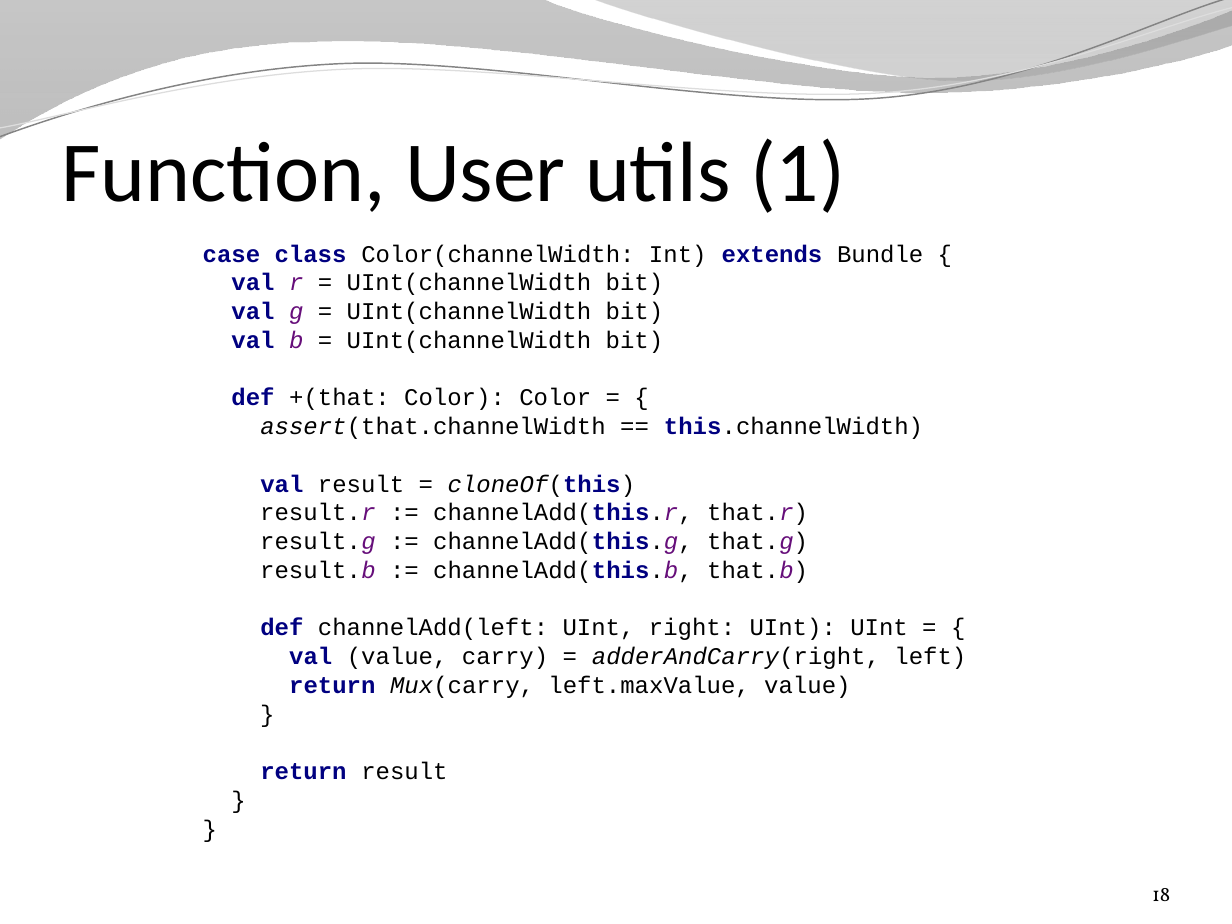
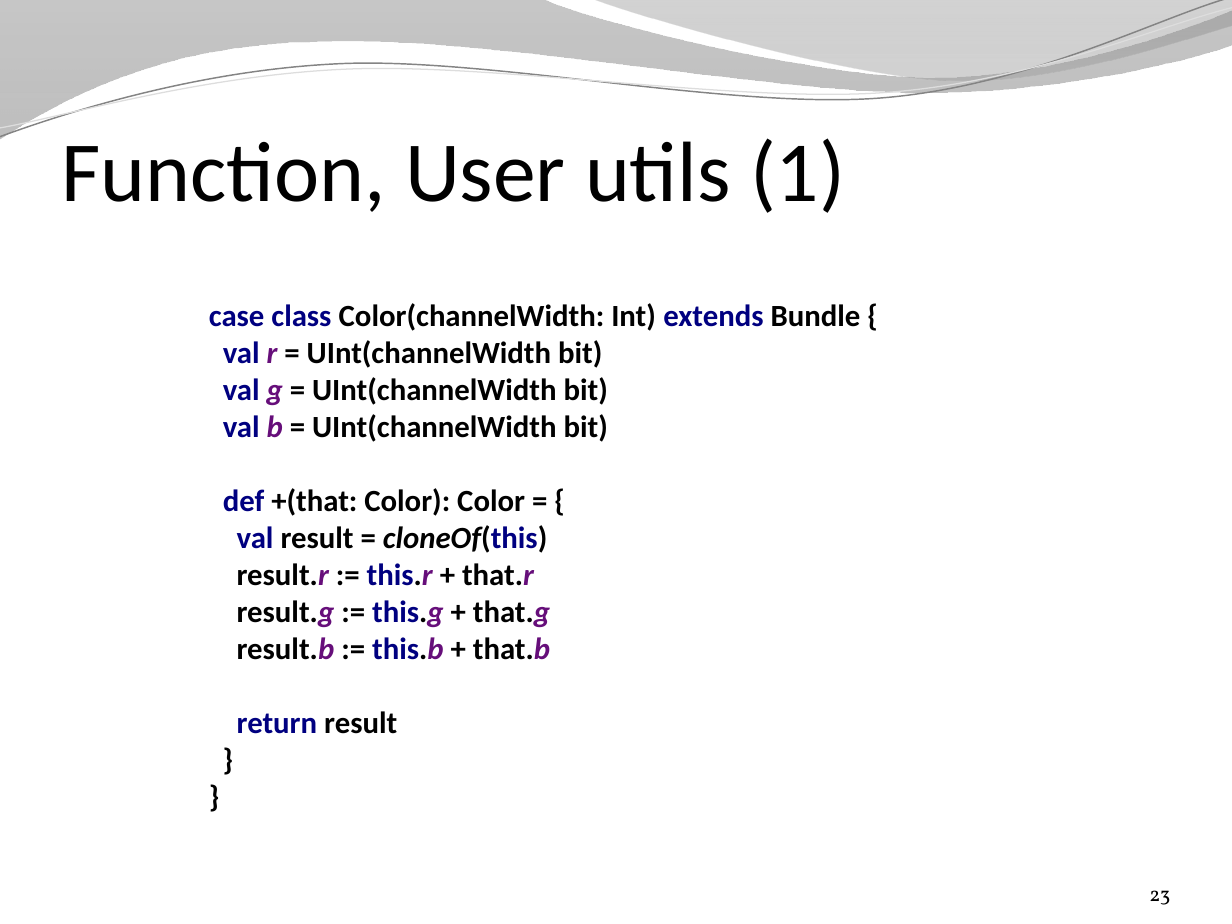
Before and after one commit to SpinalHDL/SpinalDoc, a slide deck: slide 23 of presentation/en/presentation.pptx (slide 18 before the commit). Drawn at 1232x924 pixels with LibreOffice and Linux fonts; fonts in the diff are those of the drawing; background and template pictures are left out. Boxes give left, top, right and bottom in pixels: in the first picture for what was removed or moved away, otherwise in the second. Text is boxed around its words. In the diff, an @@ line names an element or a change of style, - is before the commit and + after.

```diff
--- a/presentation/en/presentation.pptx
+++ b/presentation/en/presentation.pptx
@@ text at (209, 303, 861, 734): text changed; size 14 to 18 pt; font Courier New to Calibri; bold on @@
-case class Color(channelWidth: Int) extends Bundle {
-val r = UInt(channelWidth bit)
-val g = UInt(channelWidth bit)
-val b = UInt(channelWidth bit)
-def +(that: Color): Color = {
-assert(that.channelWidth == this.channelWidth)
-val result = cloneOf(this)
-result.r := channelAdd(this.r, that.r)
-result.g := channelAdd(this.g, that.g)
-result.b := channelAdd(this.b, that.b)
-def channelAdd(left: UInt, right: UInt): UInt = {
-val (value, carry) = adderAndCarry(right, left)
-return Mux(carry, left.maxValue, value)
-}
-return result
-}
-}
+case class Color(channelWidth: Int) extends Bundle {
+val r = UInt(channelWidth bit)
+val g = UInt(channelWidth bit)
+val b = UInt(channelWidth bit)
+def +(that: Color): Color = {
+val result = cloneOf(this)
+result.r := this.r + that.r
+result.g := this.g + that.g
+result.b := this.b + that.b
+return result
+}
+}
@@ page number at (1149, 890, 1170, 905): text changed @@
-18
+23
```
Also in this commit, not shown: 20 other slides changed, 11 slides added, 8 other files.
